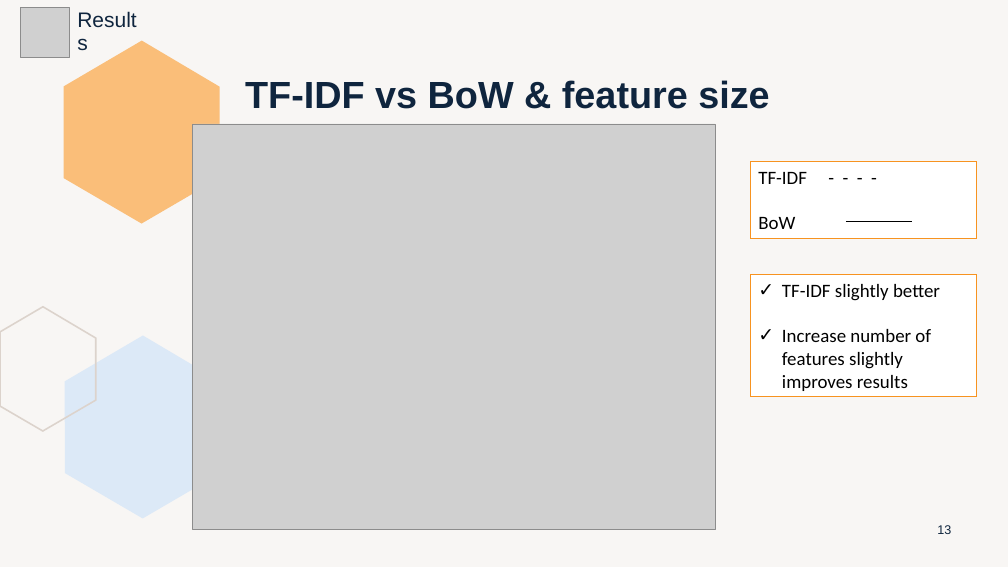
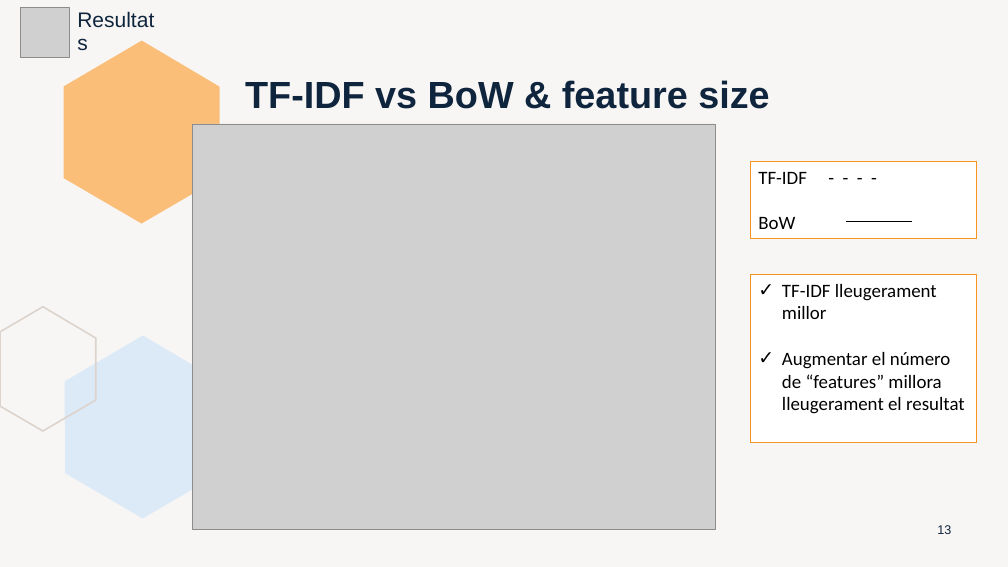
Before and after one commit to marti1999/TFG, a slide deck: slide 13 of informes/entrega final/presentation.pptx. Drawn at 1008x567 pixels with LibreOffice and Linux fonts; fonts in the diff are those of the drawing; grey boxes stand for pictures. Boxes give left, top, right and bottom in pixels: in the first picture for what was removed or moved away, otherwise in the second. Text is boxed around its words. In the diff, an @@ line names an element or a change of style, - is before the commit and + after.

```diff
--- a/informes/entrega final/presentation.pptx
+++ b/informes/entrega final/presentation.pptx
@@ text at (70,14,163,51): text changed @@
-Results
+Resultats
@@ rectangle "TF-IDF lleugerament millor": place and size @@
-rectangle "TF-IDF lleugerament millor" at (751,274,977,397)
+rectangle "TF-IDF lleugerament millor" at (751,274,977,442)
@@ text in rectangle at (782,284,965,414): text changed @@
-✓ TF-IDF slightly better
-✓ Increase number of features slightly improves results
+✓ TF-IDF lleugerament millor
+✓ Augmentar el número de “features” millora lleugerament el resultat
```
Also in this commit, not shown: 22 other slides changed, 5 slides added, 5 slides removed, 1 other file.
